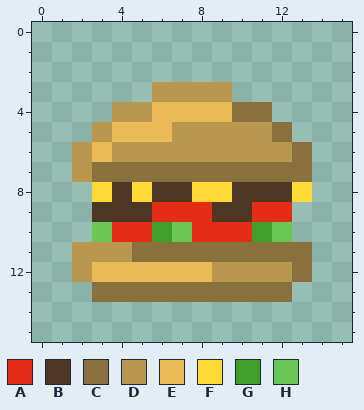
A pixel-art sprite gets an edit: overrides/resources/contenttweaker/textures/items/burger.png. The first picture shows the starting point.
The file is 16x16 pixels.
Palette (. is transparent): A #e42c16  B #4d3622  C #88713d  D #b9974e  E #e9ba55  F #ffd935  G #3f9f2a  H #68c853
Pixels before, first column x 2:
 3 ....DDDD....
 4 ..DDEEEECC..
 5 .DEEEDDDDDC.
 6 DEDDDDDDDDDC
 7 DCCCCCCCCCCC
 8 .FBFBBFFBBBF
 9 .BBBAAABBAA.
10 .HAAGHAAAGH.
11 DDDCCCCCCCCC
12 DEEEEEEDDDDC
13 .CCCCCCCCCC.
The result:
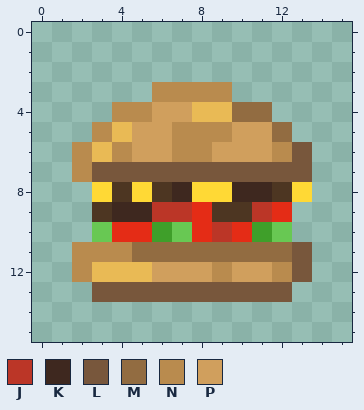
Colours new in this view: J #bb3627  K #3e281f  L #78573c  M #926c41  N #b98b4e  P #d09f5d
What changed:
Changed rows in their new state; - is an unchanged pixel.
first column x 2:
 3 ----NNNN----
 4 --NNPP--MM--
 5 -N-PPNNNPPM-
 6 N-NPPNNPPPNL
 7 NLLLLLLLLLLL
 8 -----K--KK--
 9 --KKJJ---J--
10 -------J----
11 NNNMMMMMMMML
12 N---PPPNPPNL
13 -LLLLLLLLLL-
Pixel boxes of the changes (left, top, right, bottom) in both pictures:
changed: (72, 82, 312, 302)
